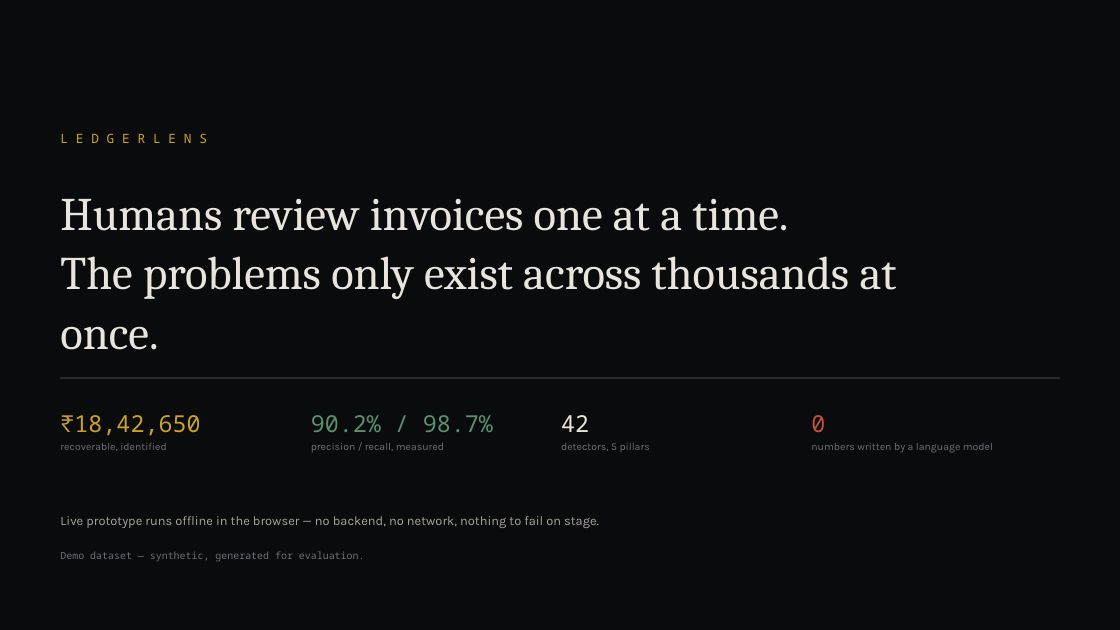
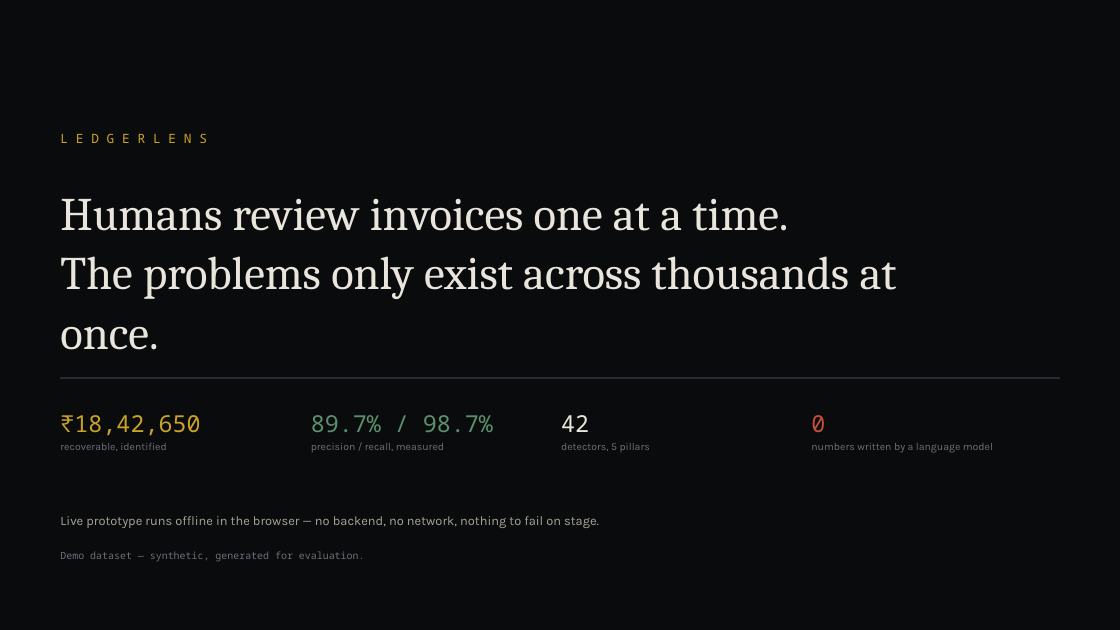
Before and after one commit to MarcussRico/LedgerLens, a slide deck: slide 9 of deck/LedgerLens_Deck.pptx. Drawn at 1120x630 pixels with LibreOffice and Linux fonts; fonts in the diff are those of the drawing; background and template pictures are left out. Boxes give left, top, right and bottom in pixels: in the first picture for what was removed or moved away, otherwise in the second. Text is boxed around its words. In the diff, an @@ line names an element or a change of style, - is before the commit and + after.

```diff
--- a/deck/LedgerLens_Deck.pptx
+++ b/deck/LedgerLens_Deck.pptx
@@ text at (311,415,493,432): text changed @@
-90.2% / 98.7%
+89.7% / 98.7%
```
Also in this commit, not shown: 3 other slides changed, 9 other files.
